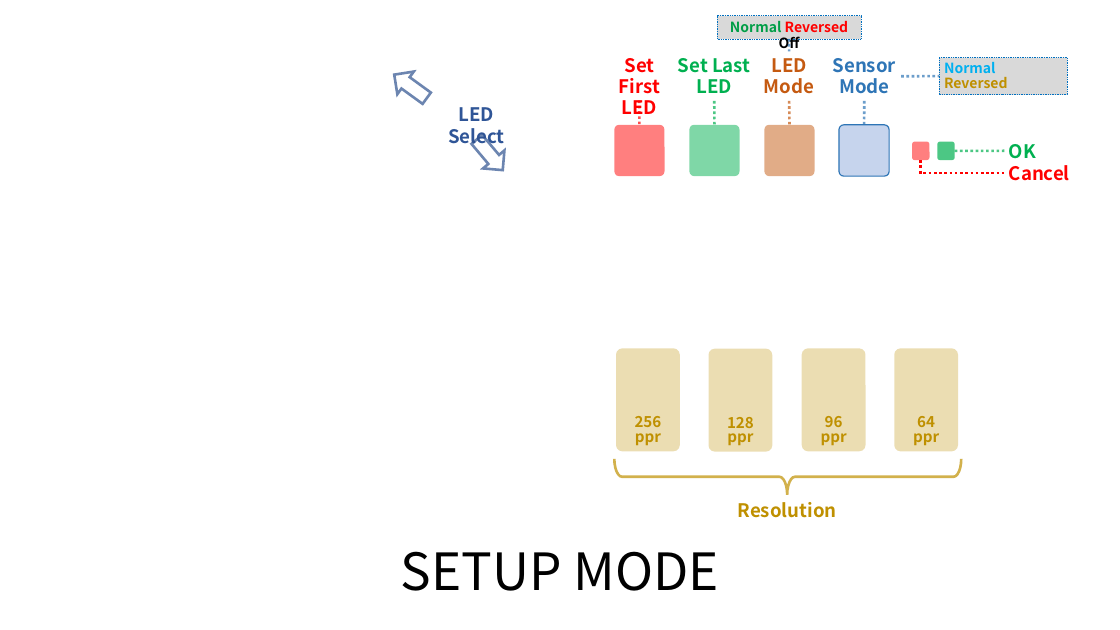
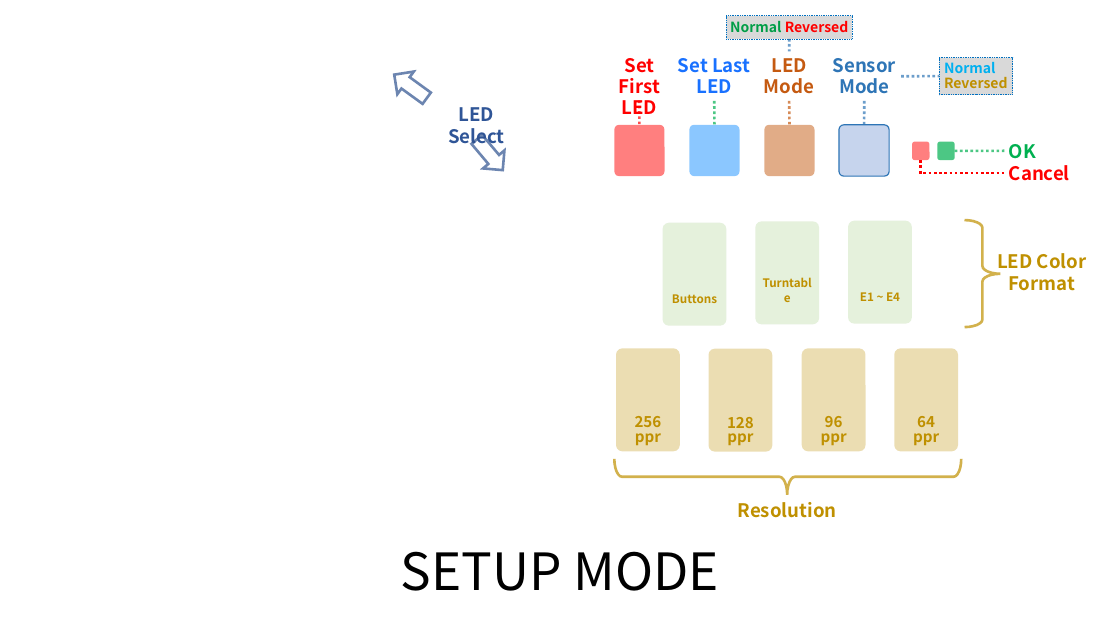
Before and after one commit to whowechina/iidx_pico, a slide deck: slide 5 of doc/Firmware_manual.pptx. Drawn at 1120x630 pixels with LibreOffice and Linux fonts; fonts in the diff are those of the drawing; background and template pictures are left out. Boxes give left, top, right and bottom in pixels: in the first picture for what was removed or moved away, otherwise in the second. Text is boxed around its words. In the diff, an @@ line names an element or a change of style, - is before the commit and + after.

```diff
--- a/doc/Firmware_manual.pptx
+++ b/doc/Firmware_manual.pptx
@@ rectangle "Normal Reversed": place and size @@
-rectangle "Normal Reversed" at [718, 16, 862, 39]
+rectangle "Normal Reversed" at [727, 16, 853, 39]
@@ text in rectangle at [730, 21, 849, 32]: text changed @@
-Normal Reversed Off
+Normal Reversed
@@ text "Set Last LED" at [624, 58, 806, 73]: text colour #00B050 to #1971FF @@
@@ elbow line (790, 39) - (790, 51): route changed @@
@@ rectangle "Normal": place and size @@
-rectangle "Normal" at [939, 58, 1068, 95]
+rectangle "Normal" at [939, 58, 1013, 95]
@@ rounded rectangle at [690, 125, 740, 176]: fill #00B050 at 50% opacity to #1991FF at 50% opacity @@
@@ rounded rectangle added at [663, 223, 727, 326], fill #A9D18E at 30% opacity, 10 pt, text #BF9000, bold @@
+Buttons
@@ rounded rectangle added at [755, 222, 819, 325], fill #A9D18E at 30% opacity, 10 pt, text #BF9000, bold @@
+Turntable
@@ rounded rectangle added at [849, 221, 912, 324], fill #A9D18E at 30% opacity, 10 pt, text #BF9000, bold @@
+E1 ~ E4
@@ left brace added at [965, 220, 1001, 327], outline #BF9000 2.25 pt @@
@@ text added at [997, 253, 1087, 291], 16 pt, text #BF9000, bold @@
+LED Color
+Format
```
Also in this commit, not shown: 3 other slides changed, 1 other file.
